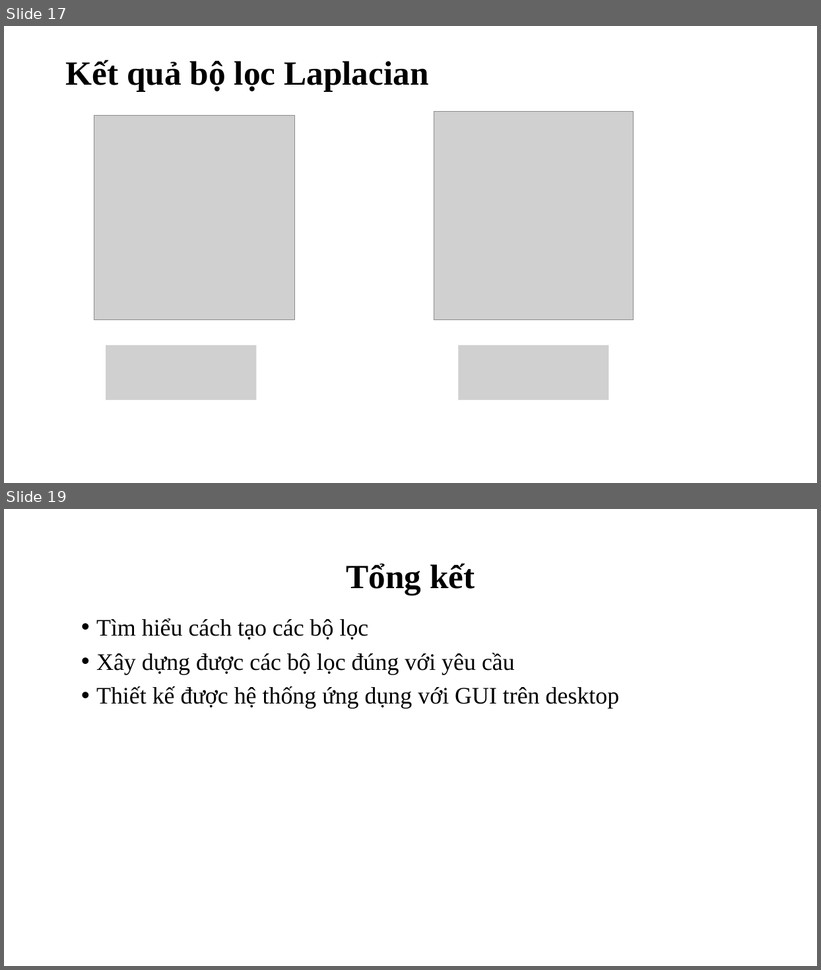
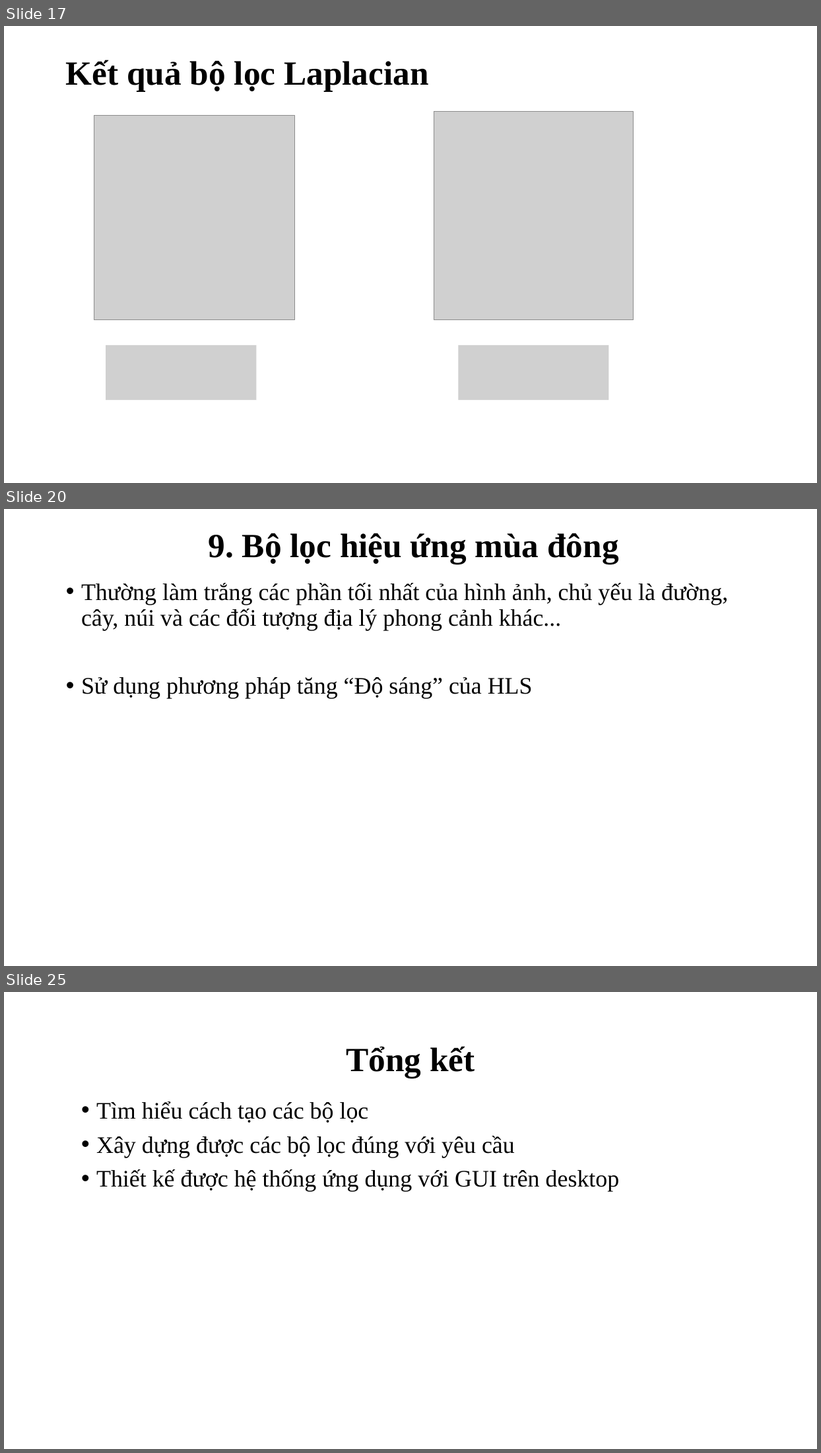
Before and after one commit to HelloKittty123/BTL-XLAS, a slide deck: Slide_XLAS.pptx. Shown one above the other, each under a label of ours: slides 17 and 19 before the commit, slides 17, 20 and 25 after it; the slides between them are not shown. The pictures are 821x970 and 821x1453 pixels, drawn with LibreOffice and Linux fonts; fonts in the diff are those of the drawing; grey boxes stand for pictures; background and template pictures are left out. Boxes give left, top, right and bottom in pixels: in the first picture for what was removed or moved away, otherwise in the second. Text is boxed around its words. In the diff, an @@ line names an element or a change of style, - is before the commit and + after.

```diff
--- a/Slide_XLAS.pptx
+++ b/Slide_XLAS.pptx
@@ slide 20 added at bbox=[4, 509, 817, 966], background picture (left out) @@
@@ title added at bbox=[209, 533, 618, 564], 40 pt, text #000000, bold @@
+9. Bộ lọc hiệu ứng mùa đông
@@ text added at bbox=[81, 583, 728, 699], 28 pt, text #000000 @@
+• Thường làm trắng các phần tối nhất của hình ảnh, chủ yếu là đường, cây, núi và các đối tượng địa lý phong cảnh khác...
+• Sử dụng phương pháp tăng “Độ sáng” của HLS
@@ what was slide 19 is now slide 25 @@
```
Also in this commit, not shown: 5 slides changed, 5 other slides added, 9 other files.
